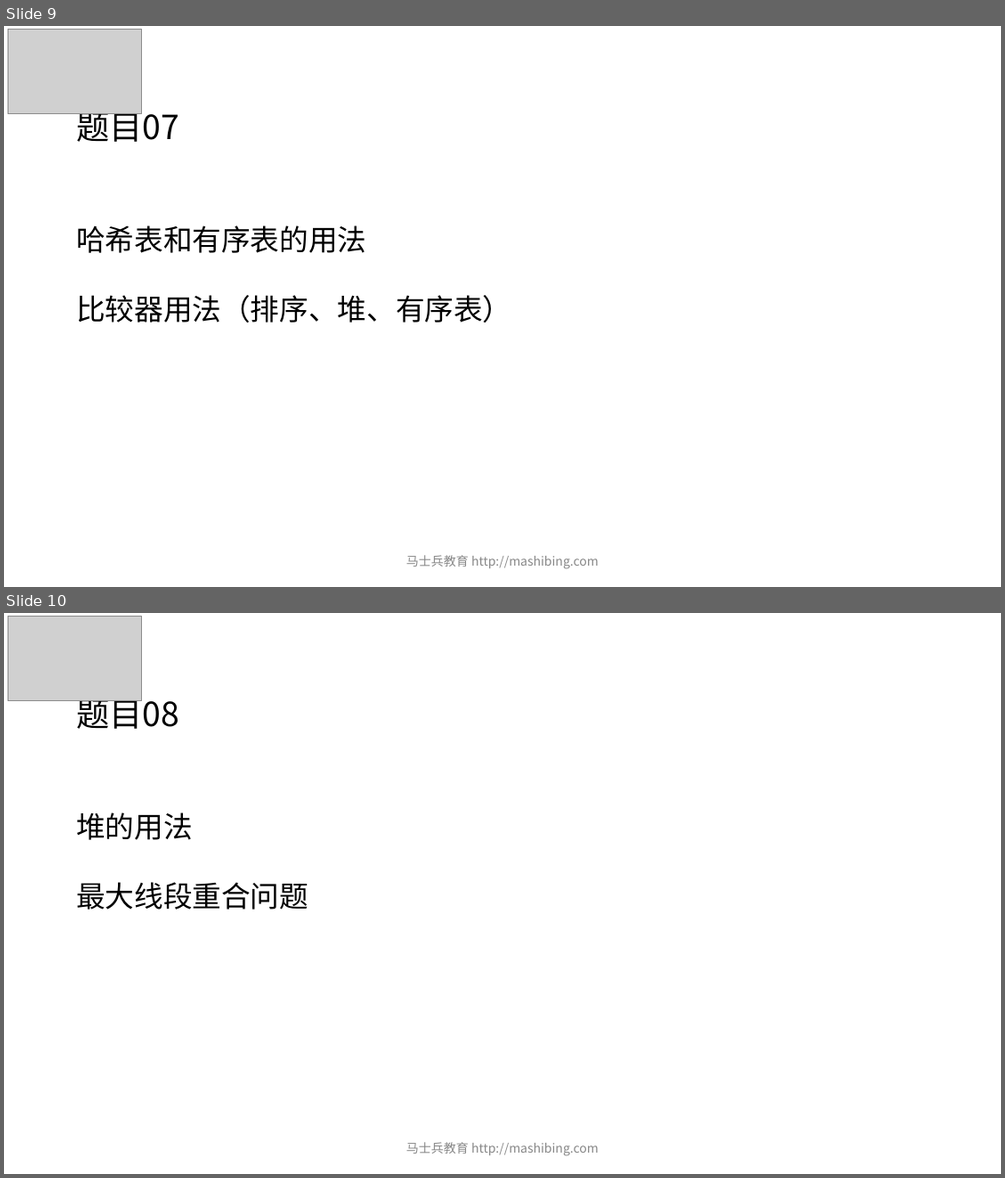
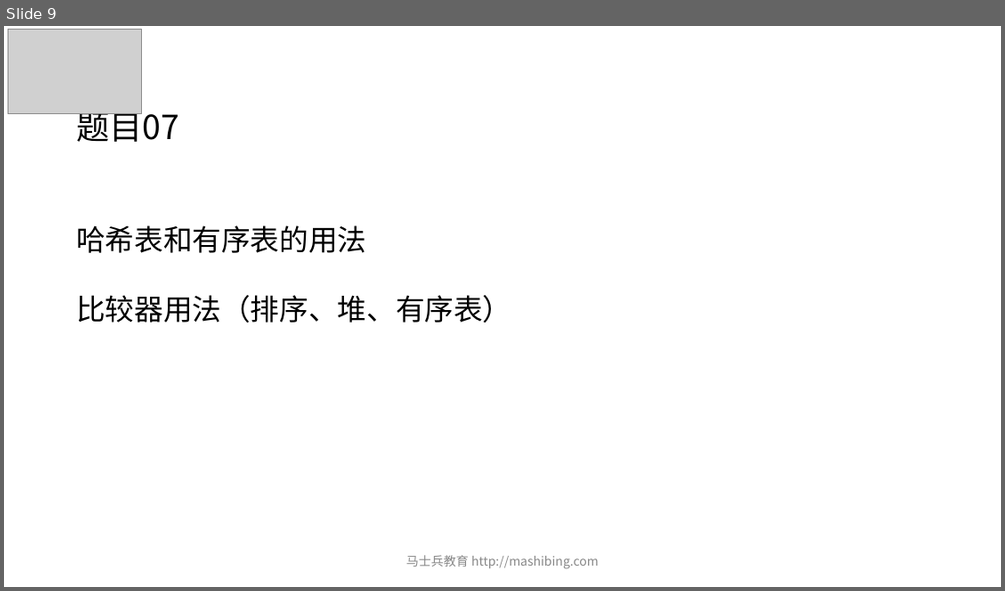
Before and after one commit to algorithmzuo/mca-algorithm-problems, a slide deck: 第03期/课堂ppt/powerpoint/第01节.pptx. Shown one above the other, each under a label of ours: slides 9 and 10 before the commit, slide 9 after it. The pictures are 1005x1178 and 1005x591 pixels, drawn with LibreOffice and Linux fonts; fonts in the diff are those of the drawing; grey boxes stand for pictures. Boxes give left, top, right and bottom in pixels: in the first picture for what was removed or moved away, otherwise in the second. Text is boxed around its words. In the diff, an @@ line names an element or a change of style, - is before the commit and + after.

```diff
--- a/第03期/课堂ppt/powerpoint/第01节.pptx
+++ b/第03期/课堂ppt/powerpoint/第01节.pptx
@@ slide 10 removed at box(4, 613, 1001, 1174), background #FFFFFF @@
@@ picture removed at box(8, 616, 142, 701) @@
@@ title removed at box(76, 692, 179, 729) @@
-题目08
@@ text removed at box(76, 812, 308, 909) @@
-堆的用法
-最大线段重合问题
@@ text removed at box(406, 1142, 599, 1156) @@
-马士兵教育 http://mashibing.com
```
Also in this commit, not shown: 1 other slide removed, 12 other files.
